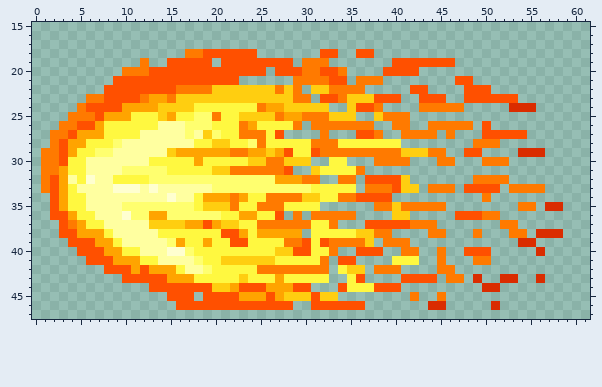
Pixel-art sprite: Monja/Assets/Image/Effect_Image/Rhith_magic.png. The picture above was drawn from the file before the commit.
The file is 64x64 pixels. Shown: x 0..61, y 15..47.
The same view after the edit:
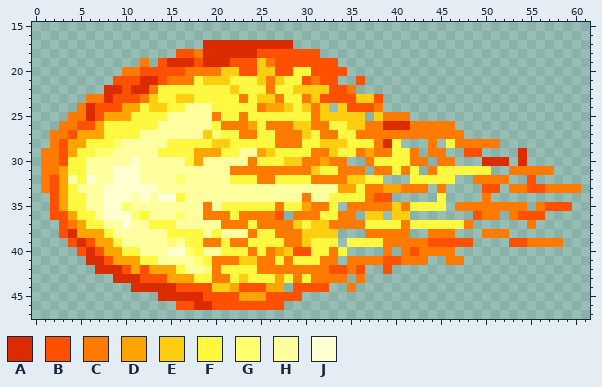
Palette (. is transparent): A #da2c00  B #ff5000  C #ff7a00  D #ffa400  E #ffce10  F #fff840  G #ffff6f  H #ffffa0  J #ffffd0
Difference:
Changed rows in their new state; - is an unchanged pixel.
first column x 4:
17 ---------------AAAAAAAAAA--------------------------------
18 ------------BB-AAAAAABBBBBBB..--..-----------------------
19 ----------BAAA-AAA---EC--BBBBB------.......--------------
20 --------B----CCCCEE--EE--FFB--B----....------------------
21 --------AA-CCCFEEEFFFECEFFB-B-.-B..--------..------------
22 ----AA-AACFFFFFFFF-FFFCFFEE--BB-.-----..----...----------
23 ----A----EFF--FFFFFCF--CFF-E--BB---..--...--......-------
24 --A-----FE-FFHHH---------F-C--EB-------.....-----...-----
25 --A-------FHHHHH---CFFFFFFF-E---E------------------------
26 -------------HHH-CC---CCCEE--FFEE-CAAACC---..-.----------
27 -------------H-------F-CCCEF-CFFCC-CC----C-C--.....------
28 -----------FFF------FF-CCC-FEEE---CA----C-FCC------------
29 ----------FFFF---FFHH--FF--C-EFF-D--FFC.-----------..----
30 -------J-HHHH--HHHHHCFFF--CCDCC--CFFFFCC------AAA-A------
31 -----JJJHHHHHHHHHH------CCC---CC--CCFCF-CFFFFFF--CCCCC---
32 -----JJJHHHH-HHHHHFFFCCFFFF-CC-EEFF...FFFFF--------B-----
33 ----J---J-------HHHHHHHHHHHHHHDDF--DDCCC.-.-..-----BBCCCC
34 ----JJJ-J-J-F-HHHHHHHHHHHHCHH-FFFC-------F---------------
35 ----JJ-HHHHHHHHCHFF--FF---DCCF-CCC----FFFF-CCCCCCC-.CBBB-
36 ----JJ--FHHH-HHCCC-CCCC---C-FF---EE--------..----CBBB----
37 ------J--FFFHHHHHCCC-----EFEE-CCCFFFFCFFFFFFC---..-C-----
38 A---------H----H-HHHCFFCCCEEEE...C--CC----C--.CCC..-...--
39 -A----------H--CC-CC------E-FF.FFFF---CCBBBBB----BBCCCC--
40 --A------------HH---C-CD------F-...C--BCC-C-...-----.----
41 --AA------------CCC--CC-C----C.CCCCBBCCC-.CC-..----------
42 ---AAA----------C------------BBCB-.B.----..--------------
43 -----AAA--------CC-------C-CCCC.C----....-..-.--..--.----
44 -------AAAAA------------.--BB-.C.....---------..---------
45 ----------AAAAA--------BBB....--------.--.---------------
46 --------------AA--------.--......-------..-----.---------
